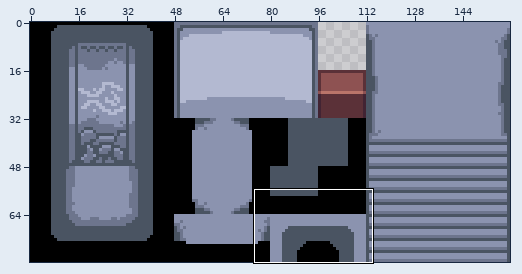
Pixel-art file -- assets/aseprite/cave_tileset.aseprite. Above, an overview of the earlier version with the close-up marked.
Close-up. Earlier state:
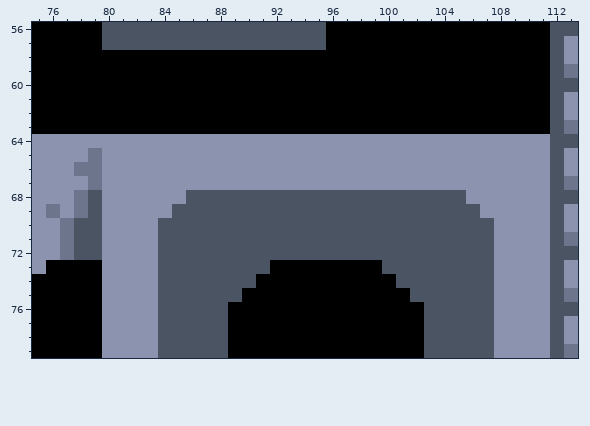
160x80 pixels, 1 frame. Shown: x 75..113, y 56..79. The commit also changed other parts of the picture, which this record leaves out.
The result:
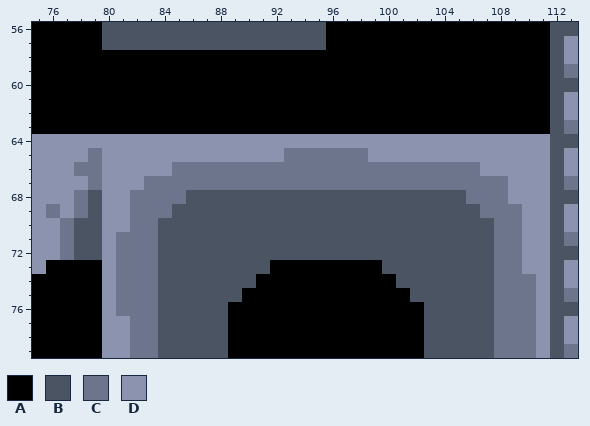
Palette (. is transparent): A #000000  B #4a5462  C #6d758d  D #8b93af
Change:
@@ x 75..113 @@
 64 DDDDDDDDDDDDDDDDDDDDDDDDDDDDDDDDDDDDDBB
-65 DDDDCDDDDDDDDDDDDDDDDDDDDDDDDDDDDDDDDBD
-66 DDDCCDDDDDDDDDDDDDDDDDDDDDDDDDDDDDDDDBD
-67 DDDDCDDDDDDDDDDDDDDDDDDDDDDDDDDDDDDDDBC
-68 DDDCBDDDDDDBBBBBBBBBBBBBBBBBBBBDDDDDDBB
-69 DCDCBDDDDDBBBBBBBBBBBBBBBBBBBBBBDDDDDBD
-70 DDCBBDDDDBBBBBBBBBBBBBBBBBBBBBBBBDDDDBD
-71 DDCBBDDDDBBBBBBBBBBBBBBBBBBBBBBBBDDDDBC
-72 DDCBBDDDDBBBBBBBBBBBBBBBBBBBBBBBBDDDDBB
-73 DAAAADDDDBBBBBBBBAAAAAAAABBBBBBBBDDDDBD
-74 AAAAADDDDBBBBBBBAAAAAAAAAABBBBBBBDDDDBD
-75 AAAAADDDDBBBBBBAAAAAAAAAAAABBBBBBDDDDBC
-76 AAAAADDDDBBBBBAAAAAAAAAAAAAABBBBBDDDDBB
-77 AAAAADDDDBBBBBAAAAAAAAAAAAAABBBBBDDDDBD
-78 AAAAADDDDBBBBBAAAAAAAAAAAAAABBBBBDDDDBD
-79 AAAAADDDDBBBBBAAAAAAAAAAAAAABBBBBDDDDBC
+65 DDDDCDDDDDDDDDDDDDCCCCCCDDDDDDDDDDDDDBD
+66 DDDCCDDDDDCCCCCCCCCCCCCCCCCCCCCCDDDDDBD
+67 DDDDCDDDCCCCCCCCCCCCCCCCCCCCCCCCCCDDDBC
+68 DDDCBDDCCCCBBBBBBBBBBBBBBBBBBBBCCCDDDBB
+69 DCDCBDDCCCBBBBBBBBBBBBBBBBBBBBBBCCCDDBD
+70 DDCBBDDCCBBBBBBBBBBBBBBBBBBBBBBBBCCDDBD
+71 DDCBBDCCCBBBBBBBBBBBBBBBBBBBBBBBBCCDDBC
+72 DDCBBDCCCBBBBBBBBBBBBBBBBBBBBBBBBCCDDBB
+73 DAAAADCCCBBBBBBBBAAAAAAAABBBBBBBBCCDDBD
+74 AAAAADCCCBBBBBBBAAAAAAAAAABBBBBBBCCCDBD
+75 AAAAADCCCBBBBBBAAAAAAAAAAAABBBBBBCCCDBC
+76 AAAAADCCCBBBBBAAAAAAAAAAAAAABBBBBCCCDBB
+77 AAAAADDCCBBBBBAAAAAAAAAAAAAABBBBBCCCDBD
+78 AAAAADDCCBBBBBAAAAAAAAAAAAAABBBBBCCCDBD
+79 AAAAADDCCBBBBBAAAAAAAAAAAAAABBBBBCCCDBC
Boxes around the changes in both close-ups, in picture pixels (x1, y1, x2, y2):
changed: (116, 148, 536, 358)
